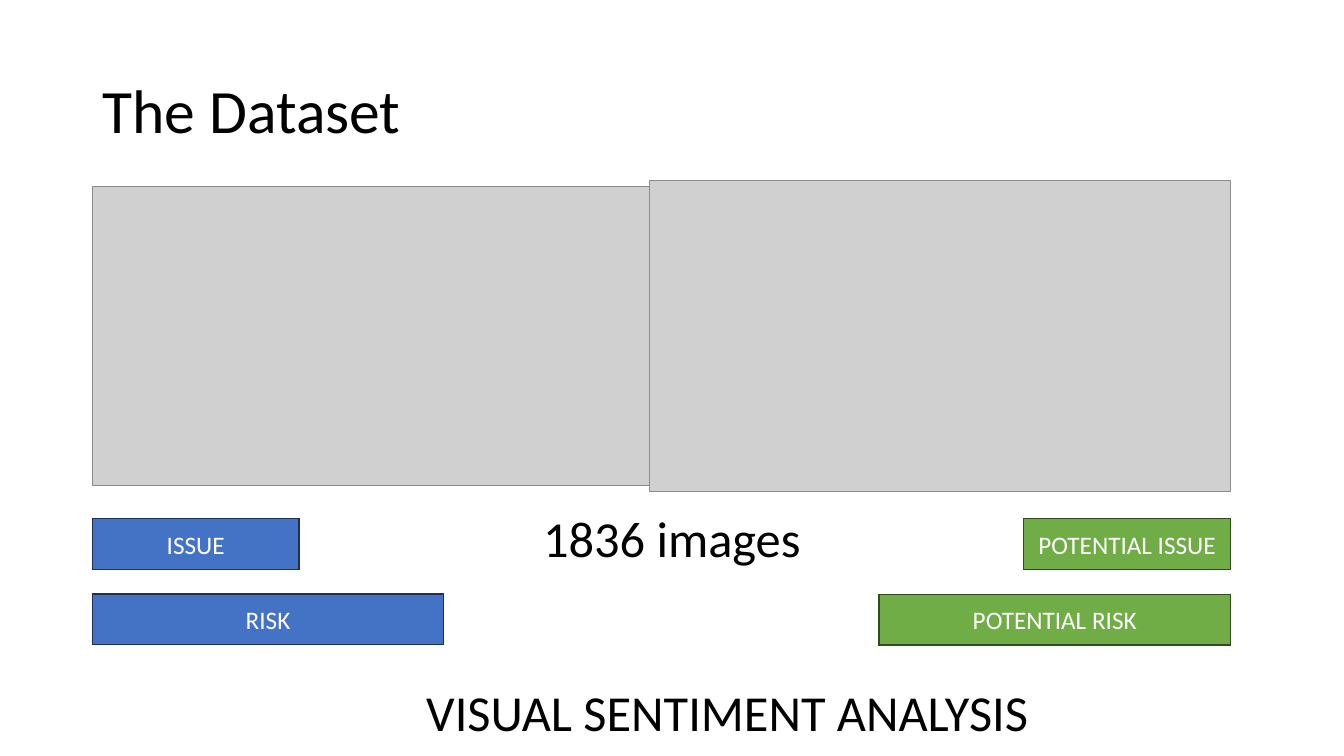
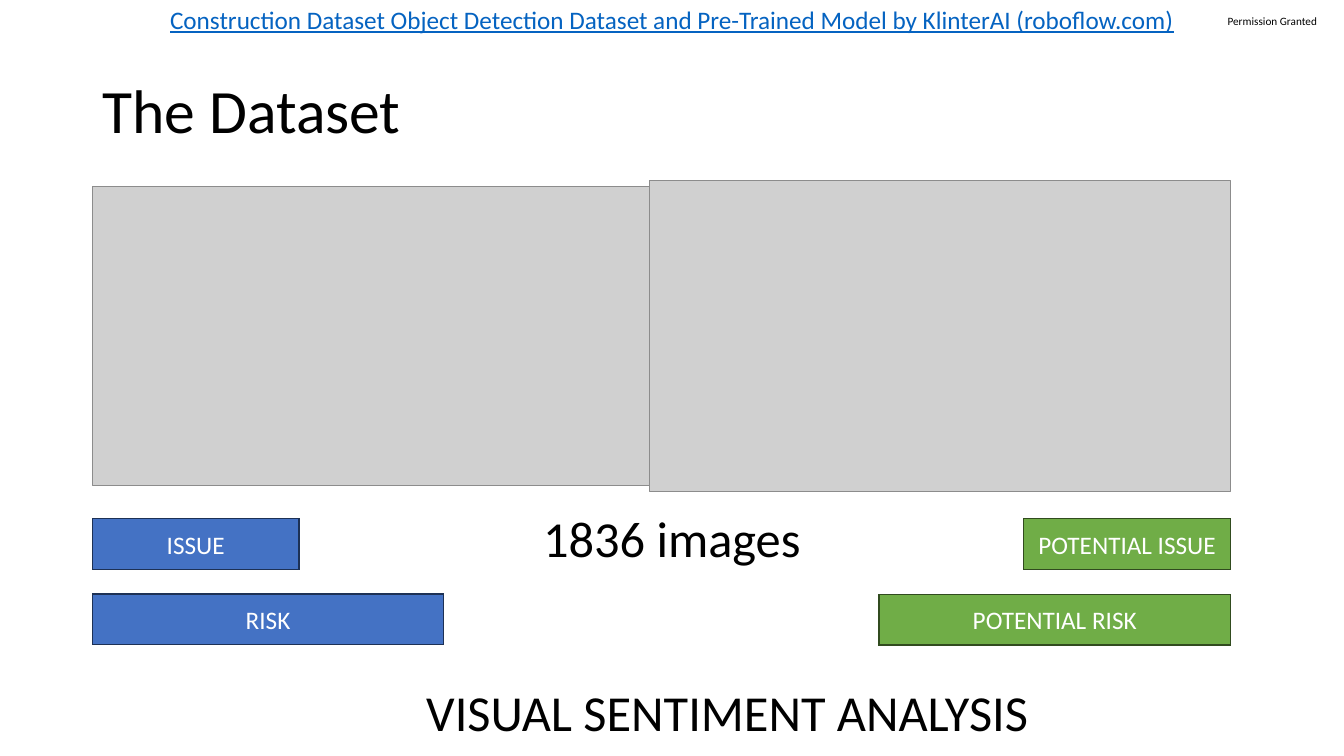
Before and after one commit to KlinterAI/klinterai-website, a slide deck: slide 2 of Problem St. 1 - Build Your Own AI-ML Model.pptx. Drawn at 1344x756 pixels with LibreOffice and Linux fonts; fonts in the diff are those of the drawing; grey boxes stand for pictures. Boxes give left, top, right and bottom in pixels: in the first picture for what was removed or moved away, otherwise in the second. Text is boxed around its words. In the diff, an @@ line names an element or a change of style, - is before the commit and + after.

```diff
--- a/Problem St. 1 - Build Your Own AI-ML Model.pptx
+++ b/Problem St. 1 - Build Your Own AI-ML Model.pptx
@@ text added at (170,10,1173,34), 18 pt, text #0563C1, underline @@
+Construction Dataset Object Detection Dataset and Pre-Trained Model by KlinterAI (roboflow.com)
@@ text added at (1228,17,1317,25), 8 pt, text #000000 @@
+Permission Granted
```
Also in this commit, not shown: 1 slide added.
